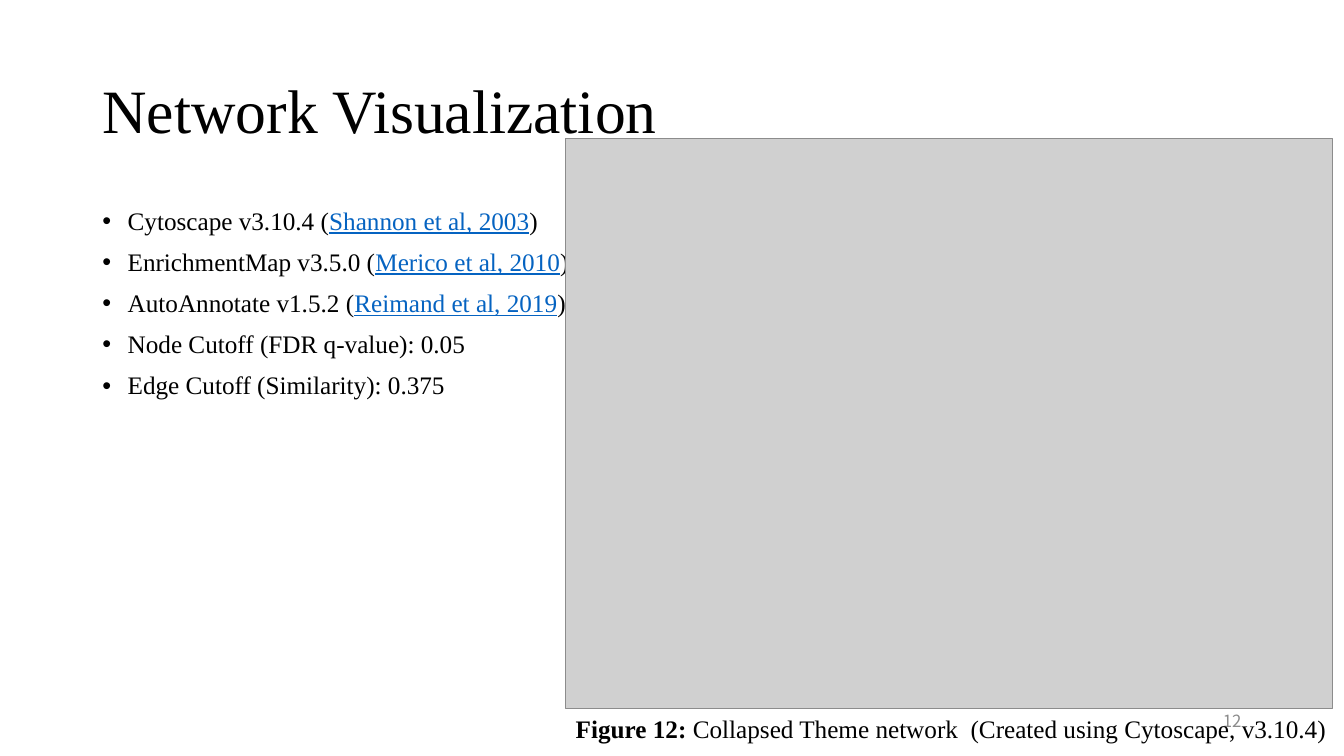
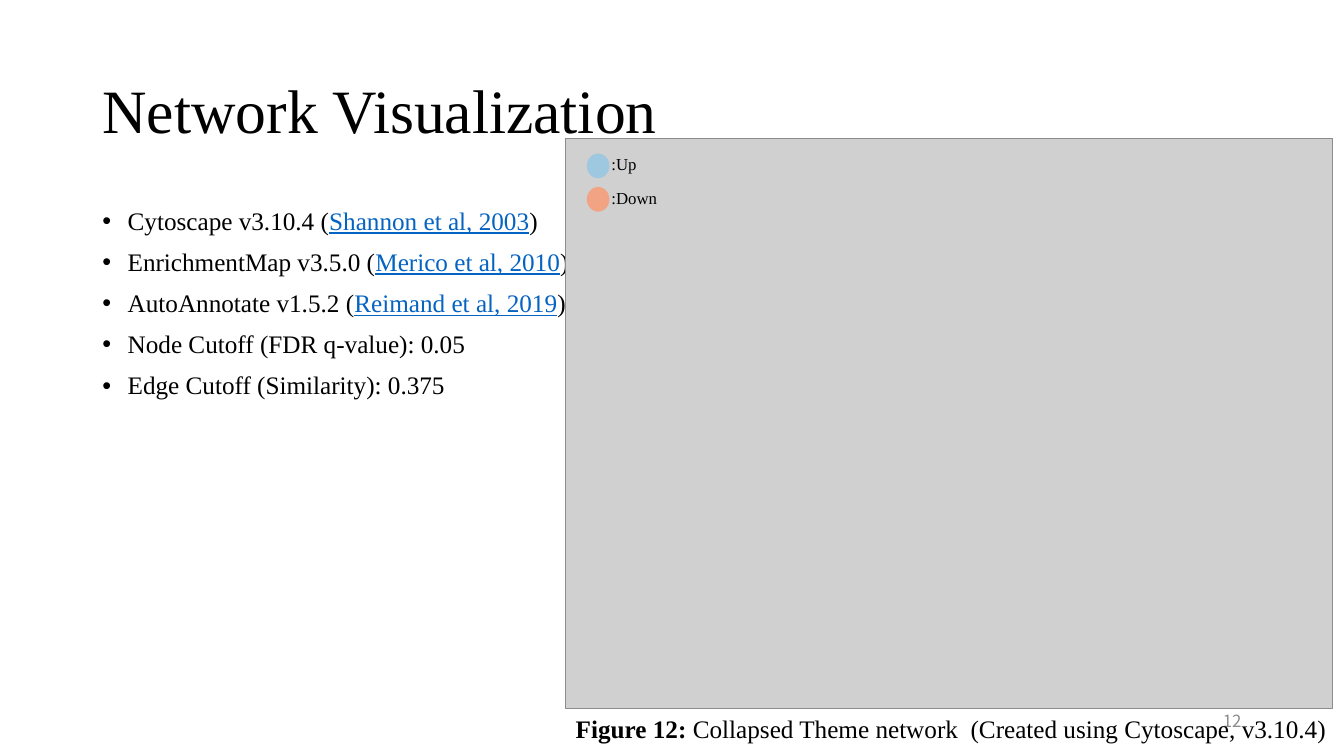
Before and after one commit to bcb420-2026/Jiaqi_Ma, a slide deck: slide 12 of Presentation.pptx. Drawn at 1344x756 pixels with LibreOffice and Linux fonts; fonts in the diff are those of the drawing; grey boxes stand for pictures. Boxes give left, top, right and bottom in pixels: in the first picture for what was removed or moved away, otherwise in the second. Text is boxed around its words. In the diff, an @@ line names an element or a change of style, - is before the commit and + after.

```diff
--- a/Presentation.pptx
+++ b/Presentation.pptx
@@ ellipse added at [587, 153, 609, 178], fill #9EC7E0 @@
@@ text added at [611, 159, 636, 174], 12 pt, text #000000 @@
+:Up
@@ ellipse added at [587, 187, 609, 212], fill #F2A384 @@
@@ text added at [611, 193, 657, 204], 12 pt, text #000000 @@
+:Down
```
Also in this commit, not shown: 1 other slide changed, 1 other file.
